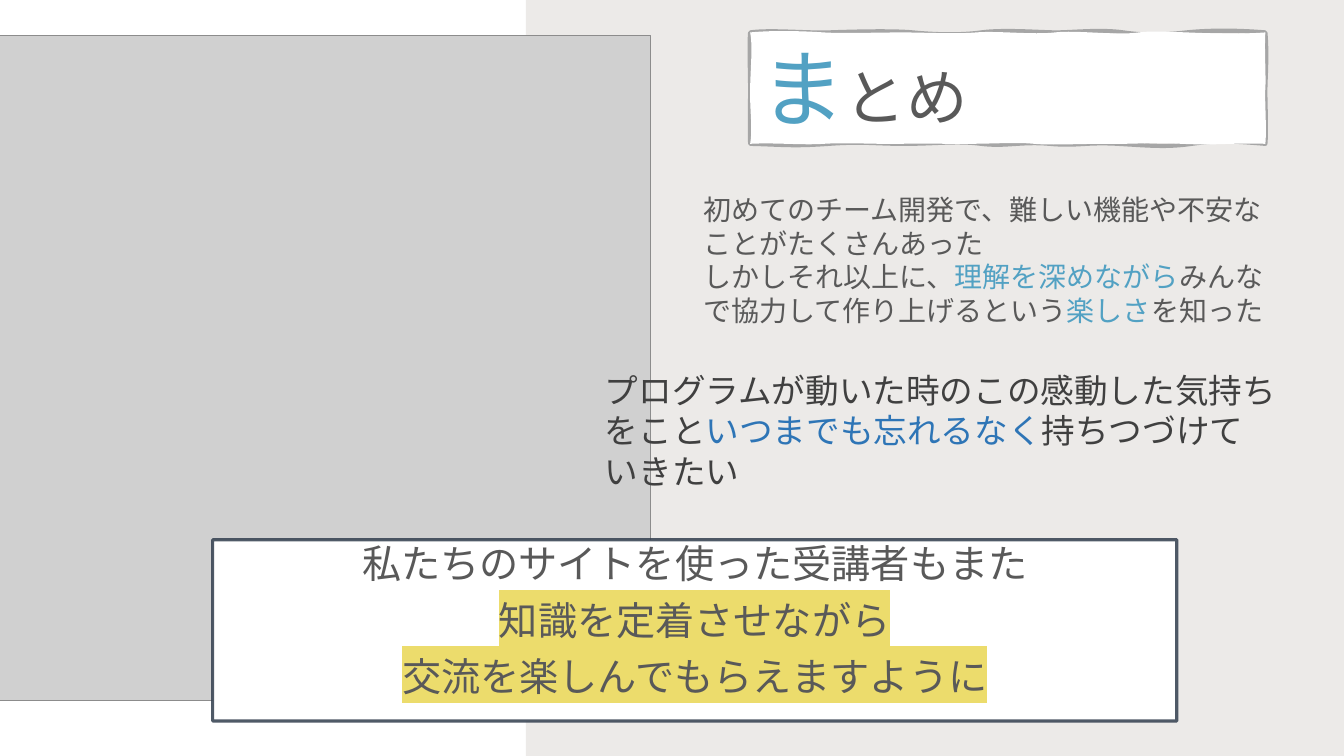
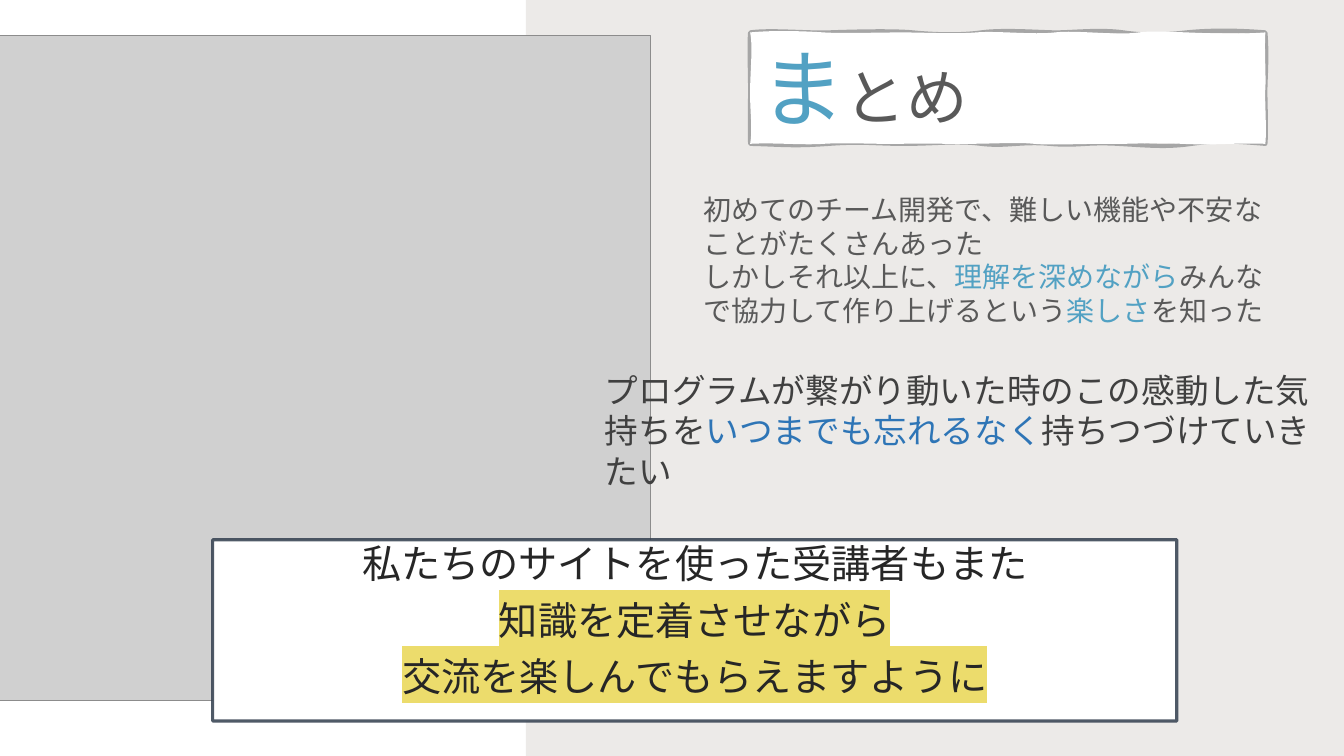
Before and after one commit to DOJO-2021/C-2, a slide deck: slide 26 of documents/SkyNHプレゼンテーションひな形4.pptx. Drawn at 1344x756 pixels with LibreOffice and Linux fonts; fonts in the diff are those of the drawing; grey boxes stand for pictures. Boxes give left, top, right and bottom in pixels: in the first picture for what was removed or moved away, otherwise in the second. Text is boxed around its words. In the diff, an @@ line names an element or a change of style, - is before the commit and + after.

```diff
--- a/documents/SkyNHプレゼンテーションひな形4.pptx
+++ b/documents/SkyNHプレゼンテーションひな形4.pptx
@@ text at [605,368,1311,493]: text changed @@
-プログラムが動いた時のこの感動した気持ちをこといつまでも忘れるなく持ちつづけて
-いきたい
+プログラムが繋がり動いた時のこの感動した気持ちをいつまでも忘れるなく持ちつづけていきたい
@@ text "私たちのサイトを使った受講者もまた" at [213,540,1178,722]: text colour #595959 to #262626 @@
```
Also in this commit, not shown: 5 other slides changed, 4 other files.
